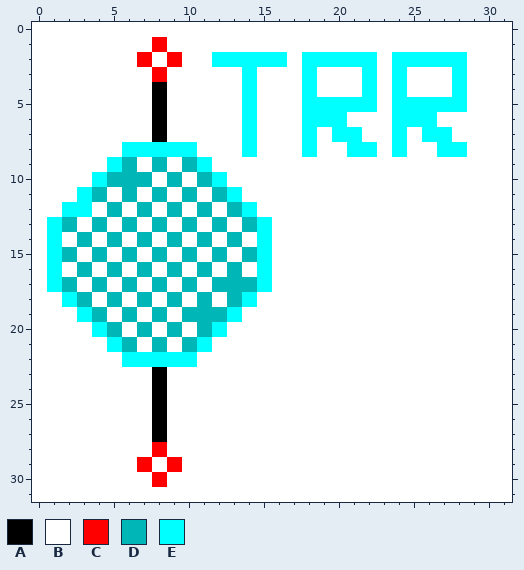
File history of a pixel-art sprite, qucs/qucs/bitmaps/vTRRANDOM.png. The first picture shows the starting point.
The file is 32x32 pixels.
Palette (. is transparent): A #000000  B #ffffff  C #ff0000  D #00b6b6  E #00ffff
The same view after the edit:
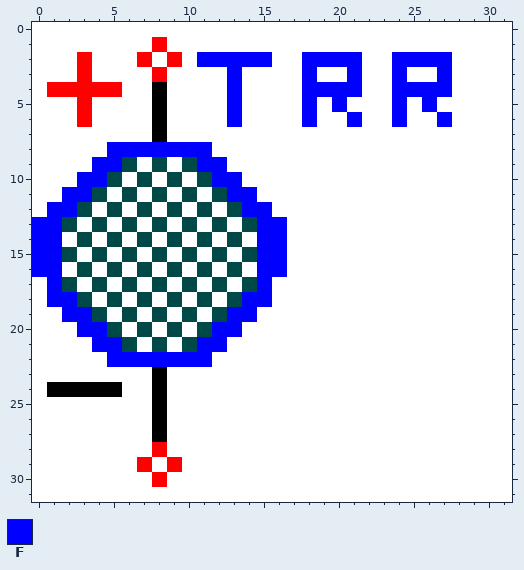
Colours new in this view: F #0000ff
Difference:
colour D: #00b6b6 -> #004949
y 2: x 3 B -> C; x 11..16 BEEEEE -> FFFFFB; x 18..22 EEEEE -> FFFFB; x 24..28 EEEEE -> FFFFB
y 3: x 3 B -> C; x 13..14 BE -> FB; x 18 E -> F; x 21..22 BE -> FB; x 24 E -> F; x 27..28 BE -> FB
y 4: x 1..5 BBBBB -> CCCCC; x 13..14 BE -> FB; x 18..22 EBBBE -> FFFFB; x 24..28 EBBBE -> FFFFB
y 5: x 3 B -> C; x 13..14 BE -> FB; x 18..22 EEEEE -> FBFBB; x 24..28 EEEEE -> FBFBB
y 6: x 3 B -> C; x 13..14 BE -> FB; x 18..21 EEEB -> FBBF; x 24..27 EEEB -> FBBF
y 7: x 14 E -> B; x 18 E -> B; x 20..21 EE -> BB; x 24 E -> B; x 26..27 EE -> BB
y 8: x 5..11 BEEEEEB -> FFFFFFF; x 14 E -> B; x 18 E -> B; x 21..22 EE -> BB; x 24 E -> B; x 27..28 EE -> BB
y 9: x 4..5 BE -> FF; x 11..12 EB -> FF
y 10: x 3..4 BE -> FF; x 6 D -> B; x 12..13 EB -> FF
y 11: x 2..3 BE -> FF; x 13..14 EB -> FF
y 12: x 1..3 BEE -> FFD; x 14..15 EB -> FF
y 13..16: x 0..1 BE -> FF; x 15..16 EB -> FF
y 17: x 1 E -> F; x 13 D -> B; x 15 E -> F
y 18: x 1..2 BE -> FF; x 14..15 EB -> FF
y 19: x 2..3 BE -> FF; x 11 D -> B; x 13..14 EB -> FF
y 20: x 3..4 BE -> FF; x 12..13 EB -> FF
y 21: x 4..5 BE -> FF; x 11..12 EB -> FF
y 22: x 5..11 BEEEEEB -> FFFFFFF
y 24: x 1..5 BBBBB -> AAAAA
Boxes around the changes in both pictures, in picture pixels (x1, y1, x2, y2):
changed: (32, 52, 467, 397)
